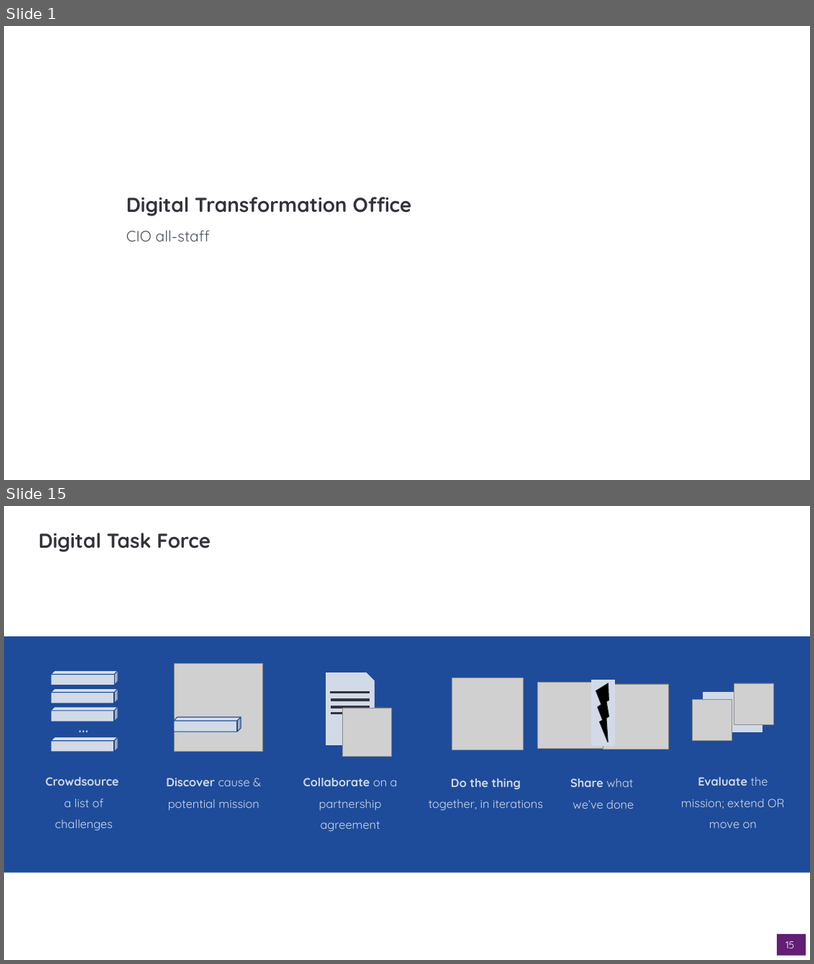
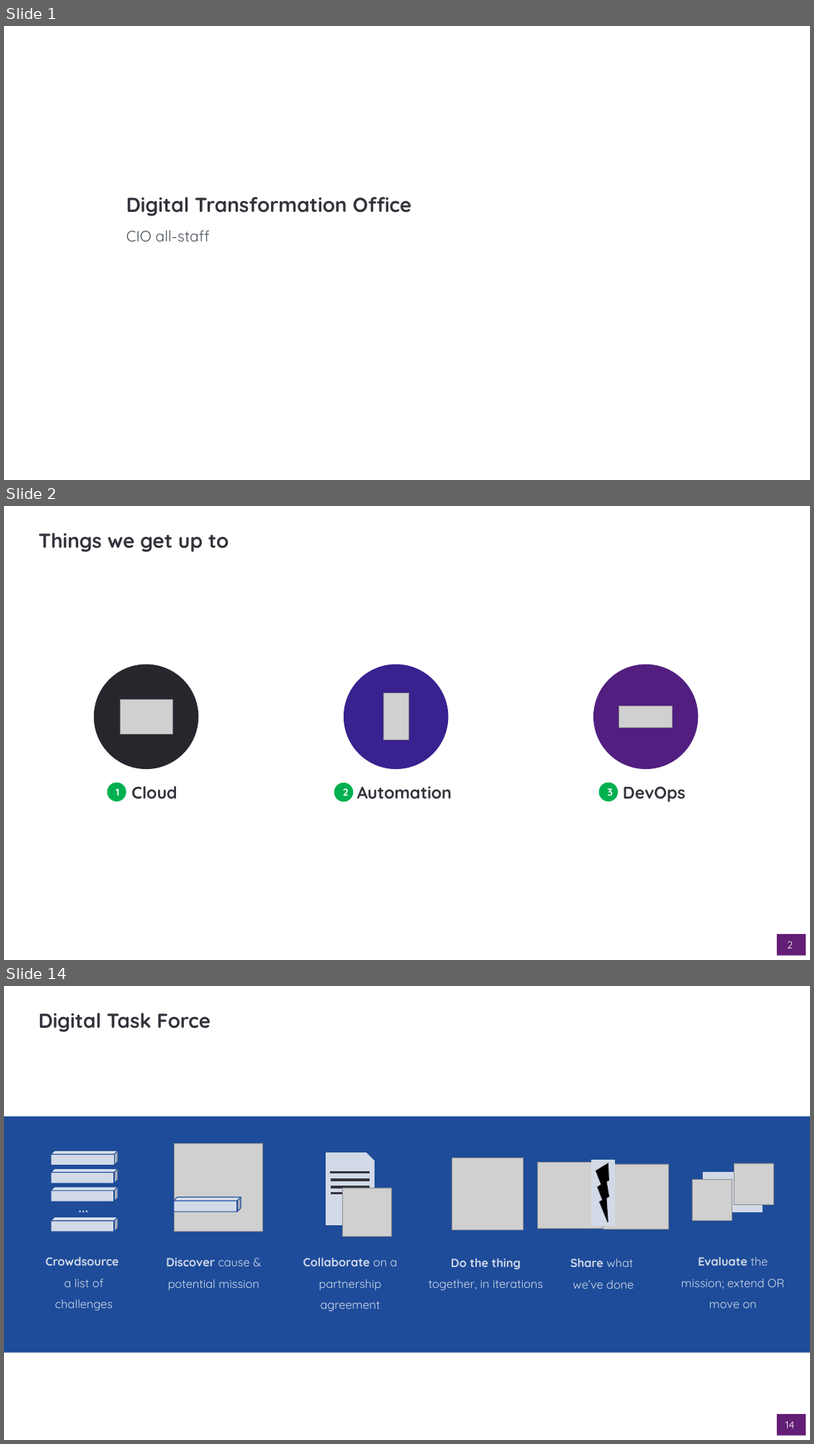
Before and after one commit to dto-btn/reading-material, a slide deck: presentations/dto-all-staff_2019-10-17.pptx. Shown one above the other, each under a label of ours: slides 1 and 15 before the commit, slides 1, 2 and 14 after it; the slides between them are not shown. The pictures are 814x964 and 814x1444 pixels, drawn with LibreOffice and Linux fonts; fonts in the diff are those of the drawing; grey boxes stand for pictures; background and template pictures are left out. Boxes give left, top, right and bottom in pixels: in the first picture for what was removed or moved away, otherwise in the second. Text is boxed around its words. In the diff, an @@ line names an element or a change of style, - is before the commit and + after.

Commit message:
Trimmed down presentation.  Focus on cloud, automation and devops

```diff
--- a/presentations/dto-all-staff_2019-10-17.pptx
+++ b/presentations/dto-all-staff_2019-10-17.pptx
@@ slide 2 added at <box>4,506,810,960</box>, background #FFFFFF @@
@@ title added at <box>39,533,229,552</box>, 24 pt, text #33333C, bold @@
+Things we get up to
@@ ellipse added at <box>94,664,199,769</box>, fill #26262D @@
@@ ellipse added at <box>344,664,449,769</box>, fill #392190 @@
@@ ellipse added at <box>594,664,699,769</box>, fill #521F80 @@
@@ picture added at <box>120,699,172,734</box> @@
@@ picture added at <box>384,693,409,740</box> @@
@@ picture added at <box>619,705,672,728</box> @@
@@ ellipse added at <box>108,782,127,802</box>, fill #00B050, 12 pt, text #FFFFFF, bold @@
+1
@@ text added at <box>131,785,177,799</box>, 20 pt, text #33333C, bold @@
+Cloud
@@ ellipse added at <box>334,782,354,802</box>, fill #00B050, 12 pt, text #FFFFFF, bold @@
+2
@@ text added at <box>358,786,453,799</box>, 20 pt, text #33333C, bold @@
+Automation
@@ ellipse added at <box>599,782,619,802</box>, fill #00B050, 12 pt, text #FFFFFF, bold @@
+3
@@ text added at <box>623,786,686,802</box>, 20 pt, text #33333C, bold @@
+DevOps
@@ page number added at <box>777,934,806,955</box>, fill #631E75, 12 pt, text #FFFFFF @@
+2
@@ what was slide 15 is now slide 14 @@
@@ page number at <box>786,1421,795,1428</box>: text changed @@
-15
+14
```
Also in this commit, not shown: 6 slides changed, 5 other slides added, 11 slides removed.
